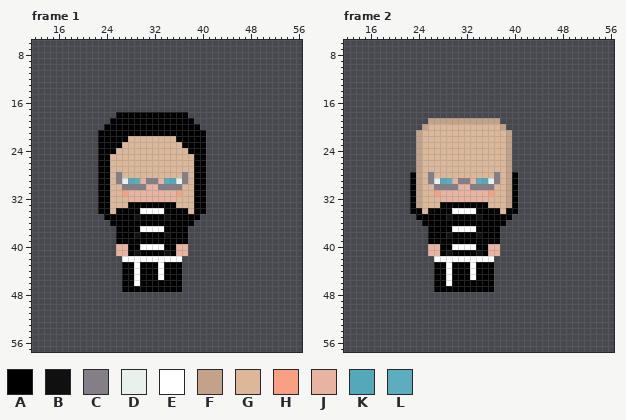
Two states of a pixel-art file, assets/character/unnamed_cult_girl_boss/unnamed_cult_girl_boss.aseprite. The first picture shows the starting point.
64x64 pixels, 28 frames. Colours within 5 levels of each other are drawn and written as one. Shown: frame 1: x 12..56, y 6..57; frame 2: x 12..56, y 6..57. The commit also changed other frames, which this record leaves out.
Palette (. is transparent): A #000000  B #101010  C #847e87  D #e8f1eb  E #ffffff  F #c2a288  G #dcb799  H #f7a182  J #e8b4a1  K #55a8ba  L #5dadbe
After the commit:
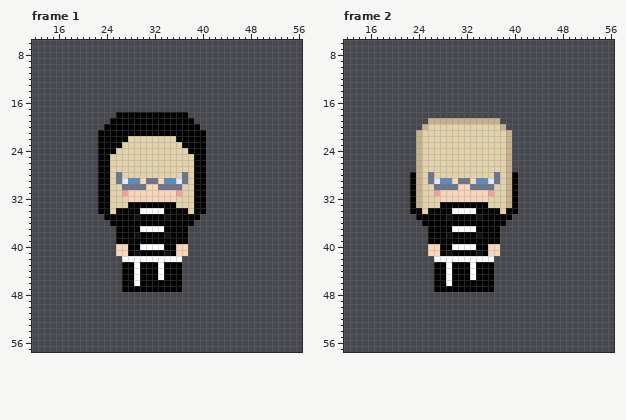
Difference:
colour C: #847e87 -> #6d758d
colour D: #e8f1eb -> #e3e6ff
colour F: #c2a288 -> #c7b08b
colour G: #dcb799 -> #e4d2aa
colour H: #f7a182 -> #f5a097
colour J: #e8b4a1 -> #fad6b8
colour K: #55a8ba -> #588dbe
Frame 1, layer "Chara":
y 29: x 29 L -> K; x 34 L -> K
Frame 2, layer "Chara": the same change as frame 1
